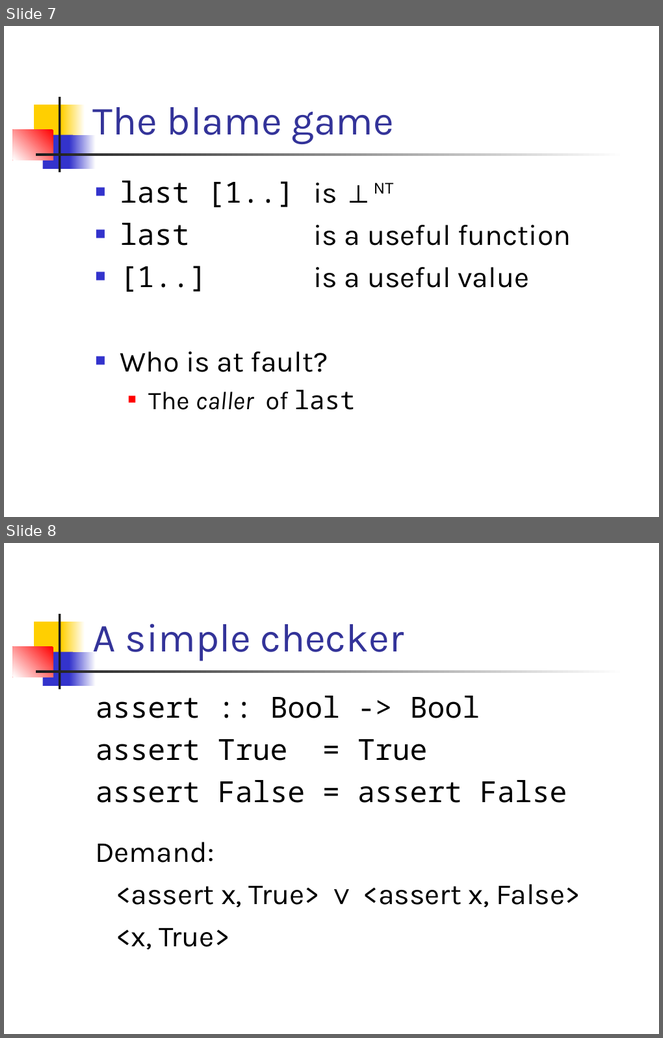
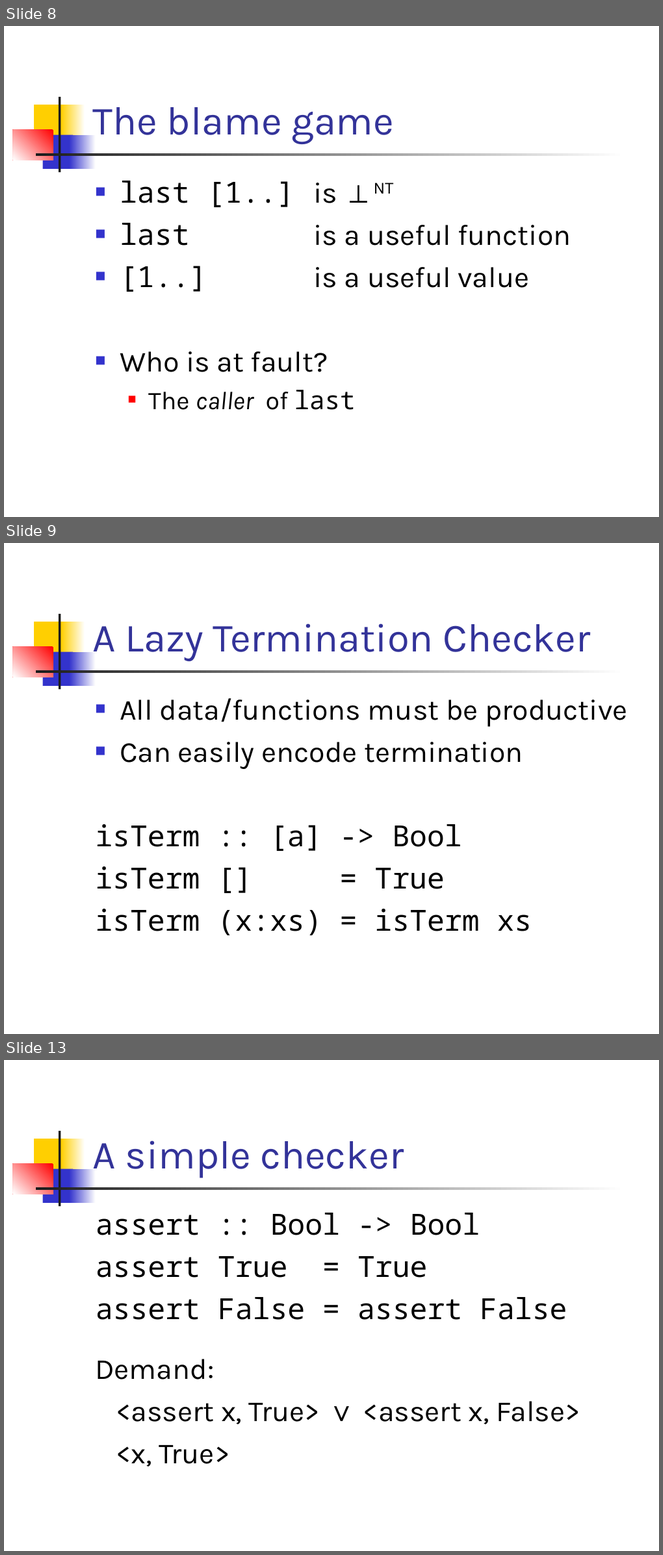
Before and after one commit to ndmitchell/catch, a slide deck: academic/plasma-presentation-termination/catch.ppt. Shown one above the other, each under a label of ours: slides 7 and 8 before the commit, slides 8, 9 and 13 after it; the slides between them are not shown. The pictures are 663x1038 and 663x1555 pixels, drawn with LibreOffice and Linux fonts; fonts in the diff are those of the drawing. Boxes give left, top, right and bottom in pixels: in the first picture for what was removed or moved away, otherwise in the second. Text is boxed around its words. In the diff, an @@ line names an element or a change of style, - is before the commit and + after.

```diff
--- a/academic/plasma-presentation-termination/catch.ppt
+++ b/academic/plasma-presentation-termination/catch.ppt
@@ slide 9 added at box(4, 543, 659, 1034), background #FFFFFF; not listed: 7 template elements that a slide beside it also shows @@
@@ title added at box(93, 624, 591, 661), 44 pt, text #333399 @@
+A Lazy Termination Checker
@@ text added at box(95, 698, 627, 936), 32 pt, text #000000 @@
+■ All data/functions must be productive
+■ Can easily encode termination
+isTerm :: [a] -> Bool
+isTerm [] = True
+isTerm (x:xs) = isTerm xs
@@ what was slide 7 is now slide 8 @@
@@ what was slide 8 is now slide 13 @@
```
Also in this commit, not shown: 4 other slides added.
